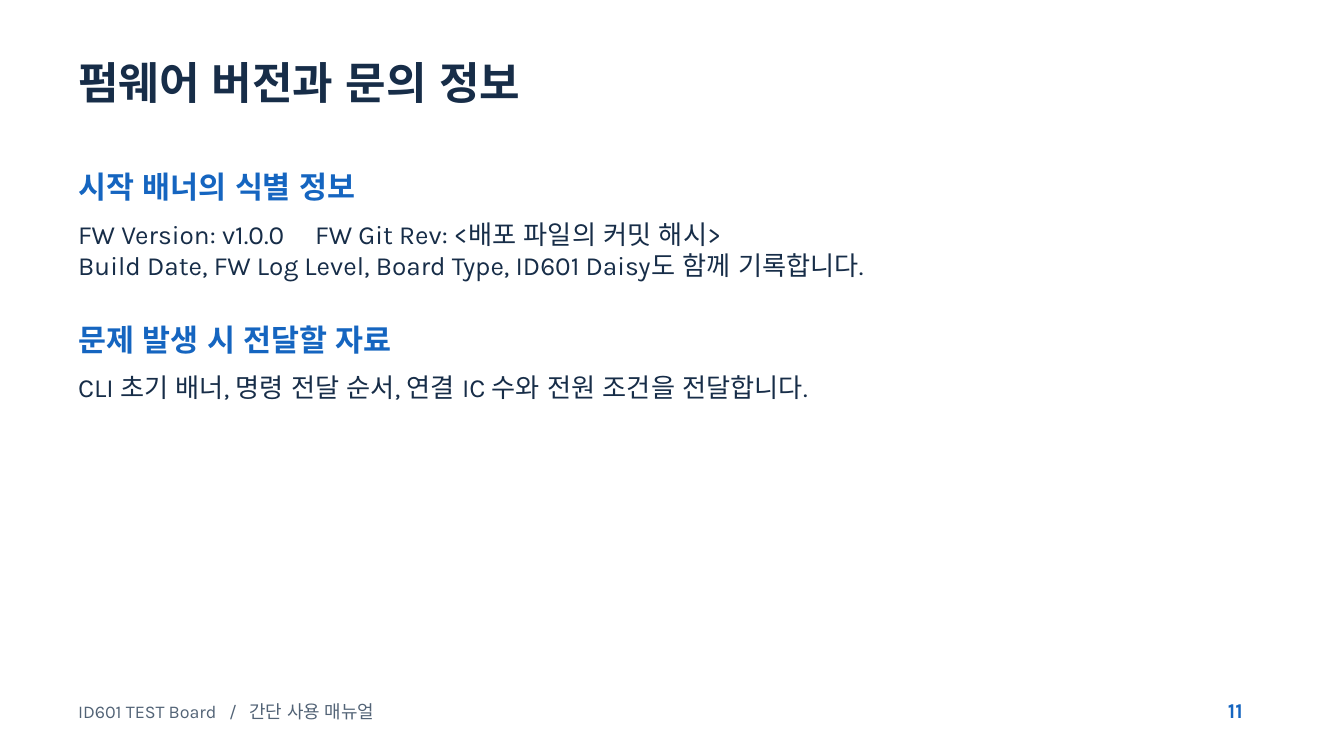
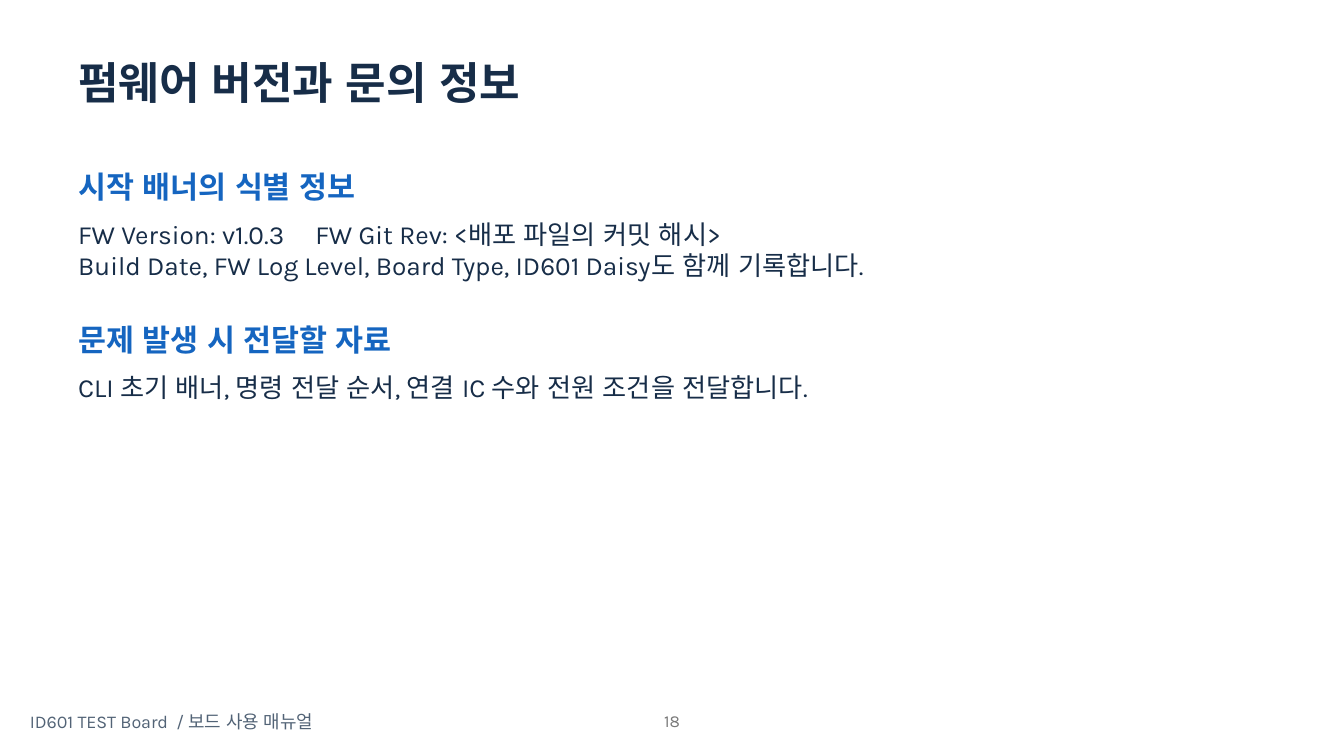
Before and after one commit to oio9595/Global_Technologies_FW, a slide deck: slide 18 of ID601/Jig/ID601_ES/Docs/Deliverables/Manual/ID601_MOBIS_CLI_Manual_20261029_v2.pptx (slide 9 before the commit). Drawn at 1344x756 pixels with LibreOffice and Linux fonts; fonts in the diff are those of the drawing. Boxes give left, top, right and bottom in pixels: in the first picture for what was removed or moved away, otherwise in the second. Text is boxed around its words. In the diff, an @@ line names an element or a change of style, - is before the commit and + after.

```diff
--- a/ID601/Jig/ID601_ES/Docs/Deliverables/Manual/ID601_MOBIS_CLI_Manual_20261029_v2.pptx
+++ b/ID601/Jig/ID601_ES/Docs/Deliverables/Manual/ID601_MOBIS_CLI_Manual_20261029_v2.pptx
@@ text at box(78, 222, 721, 246): text changed @@
-FW Version: v1.0.0 FW Git Rev: <배포 파일의 커밋 해시>
+FW Version: v1.0.3 FW Git Rev: <배포 파일의 커밋 해시>
@@ text at box(30, 713, 313, 730): text changed @@
-ID601 TEST Board / 간단 사용 매뉴얼
+ID601 TEST Board / 보드 사용 매뉴얼
@@ page number added at box(664, 716, 680, 727), 12 pt, text #797979 @@
+18
@@ text removed at box(1228, 704, 1243, 718) @@
-11
```
Also in this commit, not shown: 7 other slides changed, 10 slides added, 1 slide removed, 10 other files.
